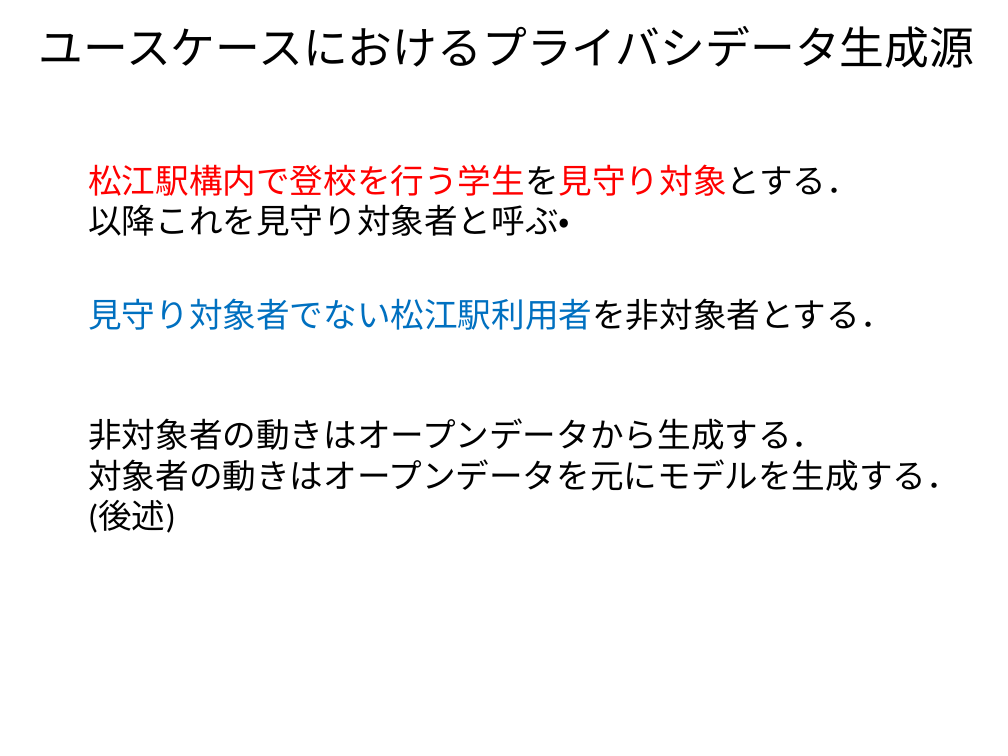
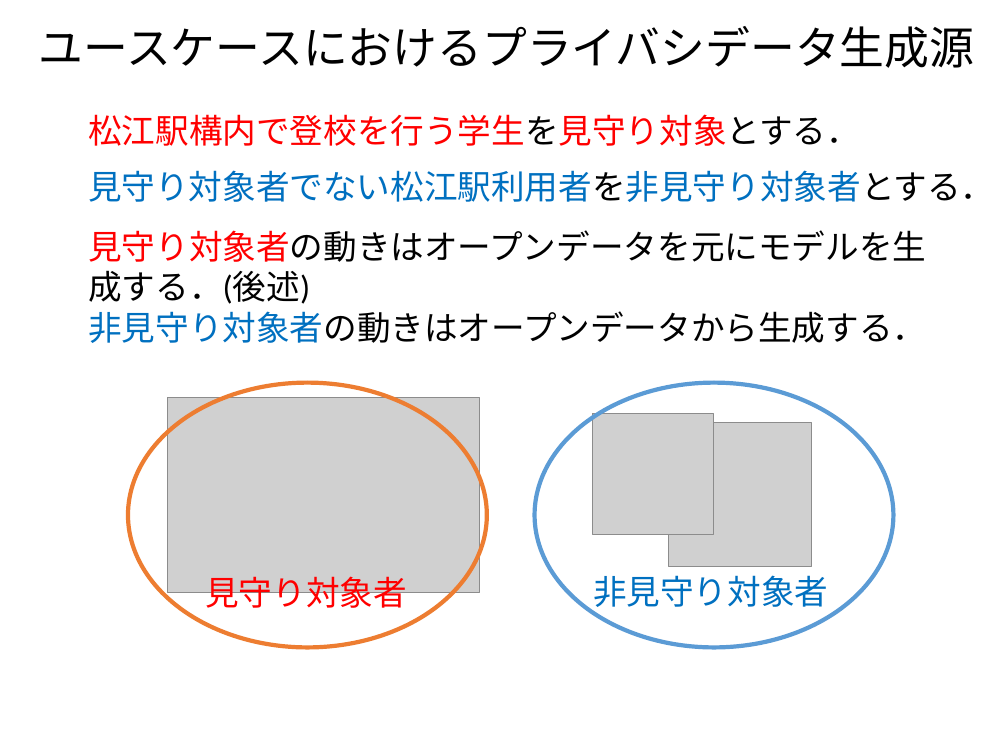
Before and after one commit to ao-megane/LplcOpenDataConverter, a slide deck: slide 12 of LplcOpenDataConverter/LplcOpenDataConverter/プレゼン/多地点カメラを用いた見守りサービスにおける第三者のプライバシデータ流出比の定量評価.pptx. Drawn at 1008x756 pixels with LibreOffice and Linux fonts; fonts in the diff are those of the drawing; grey boxes stand for pictures; background and template pictures are left out. Boxes give left, top, right and bottom in pixels: in the first picture for what was removed or moved away, otherwise in the second. Text is boxed around its words. In the diff, an @@ line names an element or a change of style, - is before the commit and + after.

```diff
--- a/LplcOpenDataConverter/LplcOpenDataConverter/プレゼン/多地点カメラを用いた見守りサービスにおける第三者のプライバシデータ流出比の定量評価.pptx
+++ b/LplcOpenDataConverter/LplcOpenDataConverter/プレゼン/多地点カメラを用いた見守りサービスにおける第三者のプライバシデータ流出比の定量評価.pptx
@@ text "松江駅構内で登校を行う学生を見守り対象とする．": place and size @@
-text "松江駅構内で登校を行う学生を見守り対象とする．" at box(88, 164, 860, 236)
+text "松江駅構内で登校を行う学生を見守り対象とする．" at box(88, 114, 860, 146)
@@ text at box(88, 170, 994, 202): text changed @@
-見守り対象者でない松江駅利用者を非対象者とする．
+見守り対象者でない松江駅利用者を非見守り対象者とする．
@@ text at box(88, 204, 570, 236): paragraph removed @@
-以降これを見守り対象者と呼ぶ・
@@ text at box(88, 230, 926, 343): text changed @@
-非対象者の動きはオープンデータから生成する．
-対象者の動きはオープンデータを元にモデルを生成する．(後述)
+見守り対象者の動きはオープンデータを元にモデルを生成する．(後述)
+非見守り対象者の動きはオープンデータから生成する．
@@ ellipse added at box(128, 383, 487, 648), outline #ED7D31 3 pt @@
@@ picture added at box(167, 398, 480, 593) @@
@@ text added at box(205, 571, 407, 615), 24 pt, text #FF0000 @@
+見守り対象者
@@ group added at box(534, 383, 893, 648): 2 pictures, 1 ellipse, 1 text @@
+非見守り対象者
```
Also in this commit, not shown: 32 other slides changed, 1 slide added, 2 slides removed, 1 other file.
